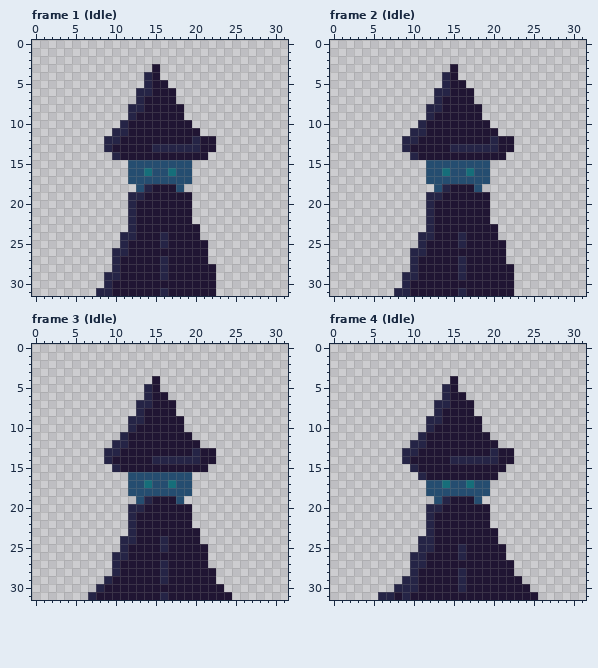
Pixel-art file: assets/scripts/core/player/assets/sprites/wizard.ase. Above: the version before the commit.
32x32 pixels, 4 frames. Shown: frame 1 (Idle), frame 2 (Idle), frame 3 (Idle), frame 4 (Idle). The commit also changed other frames, which this record leaves out.
New version:
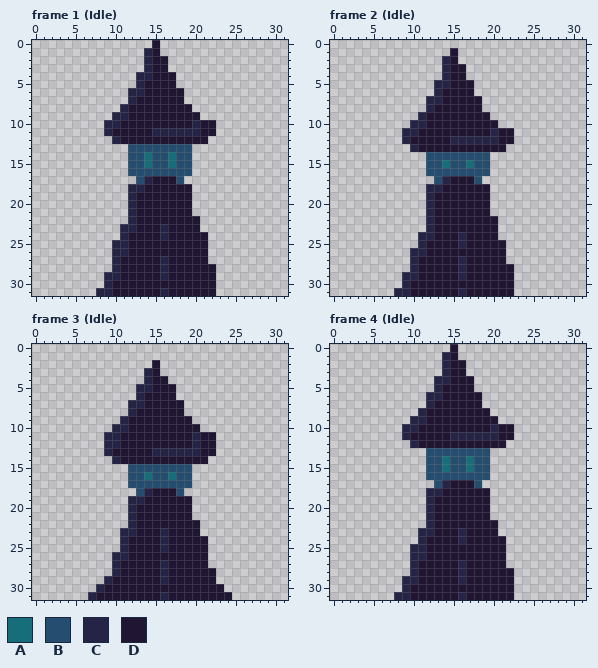
Palette (. is transparent): A #166e7a  B #254d70  C #252446  D #201533
The edit:
Changed rows in their new state; - is an unchanged pixel.
Frame 1 (Idle):
first column x 9:
 0 ------D-------
 1 -----CD-------
 2 -----CDD------
 3 -----C-D------
 4 ----C--DD-----
 5 ----CD--D-----
 6 ---C-D---D----
 7 ---CD----D----
 8 --CDD-----D---
 9 -CCD------DD--
10 CCD--------CDD
11 CDD---CCCCCCDD
12 .----------D-.
13 ...BBBBBBBB...
14 -..BBABBABB..-
15 -----A--A-----
16 -----B--B-----
17 ---.-CDDD-.---
18 ---CCD---DD---
19 ----D---------
22 -----------D--
23 --C----C------
24 ---D--------D-
25 -C-----D------
Frame 2 (Idle):
first column x 9:
 1 ------D-------
 2 -----CD-------
 3 -----C-D------
 4 -------D------
 5 ----C---D-----
 6 -----D--------
 7 ---C-----D----
 8 ----D---------
 9 --CD------D---
10 -C---------D--
11 C-D--------CDD
12 -D----CCCCC---
13 .C----DDDDDD-.
14 -..BBBBBBBB..-
15 -----A--A-----
16 -----B--B-----
17 ---.-CDDD-.---
18 ---CCD---DD---
19 ----D---------
22 -----------D--
Frame 3 (Idle):
first column x 9:
 2 ------D-------
 3 -----CD-------
 4 -----C-D------
 5 ----C--DD-----
 6 ----CD--D-----
 7 ---C-D---D----
 8 ---CD----D----
 9 --CDD-----D---
10 -CCD------DD--
11 CCD--------CDD
12 C-D--------CDD
13 -D----CCCCC---
14 .C----DDDDDD-.
15 -..BBBBBBBB..-
16 -----A--A-----
17 -----B--B-----
18 ---.-CDDD-.---
19 ---CCD---DD---
20 ----D---------
22 -----------D--
23 --C----C------
24 ---D--------D-
Frame 4 (Idle):
first column x 6:
 0 ---------D----------
 1 --------CD----------
 2 --------CDD---------
 3 --------CDD---------
 4 -------CC-DD--------
 5 -------CD-DD--------
 6 ------CCD--DD-------
 7 ------CDD---D-------
 8 -----CDD----DD------
 9 ----CCDD-----DD-----
10 ---CCDD------DCDD---
11 ---CDD---CCCCCCDD---
12 -----D---------D----
13 ---...BBBBBBBB...---
14 ---...BBABBABB...---
15 ----..BBABBABB..----
16 -----.BBBBBBBB.-----
17 ------.-CDDD-.------
18 ------CCDDDDDD------
19 ------CDD---DD------
20 -------D------------
22 --------------D-----
23 -----C----C---------
24 ------D---C----D----
25 ----C-D---D---------
26 ----------D---------
27 -----D----C-----.---
29 -----------------.--
30 --.-D-----D------..-
31 ..C-------C------...
